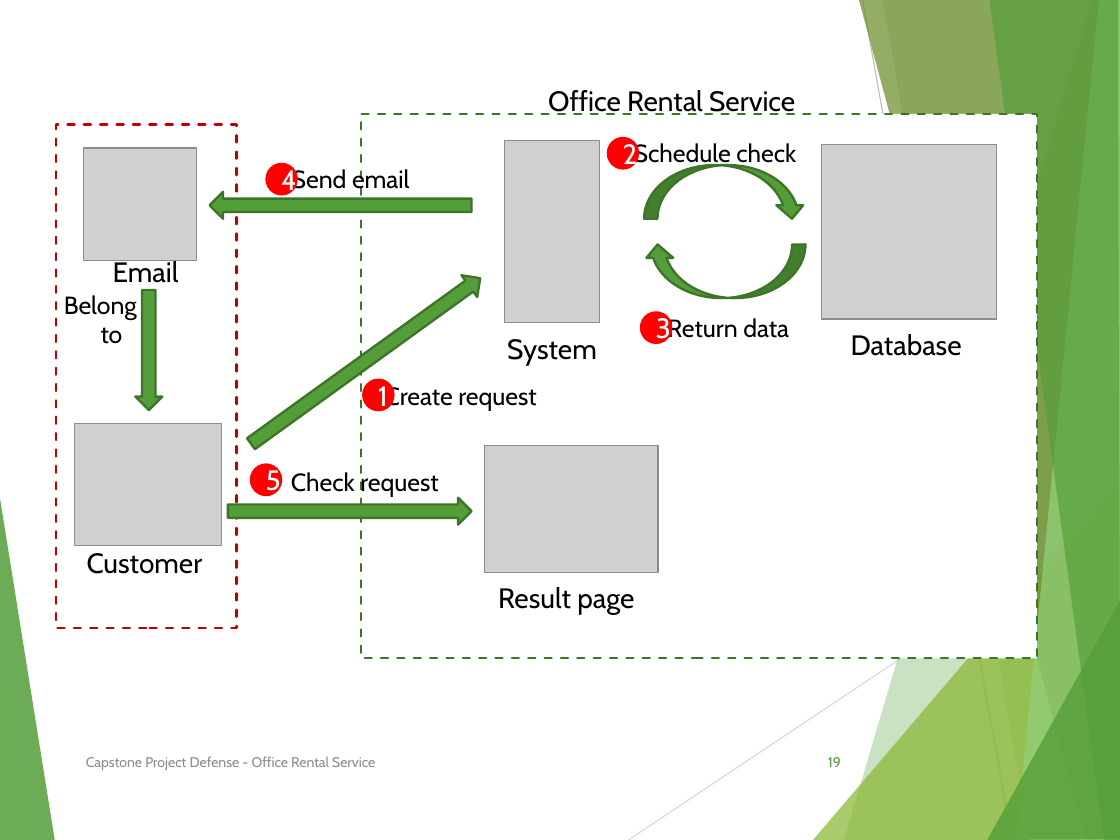
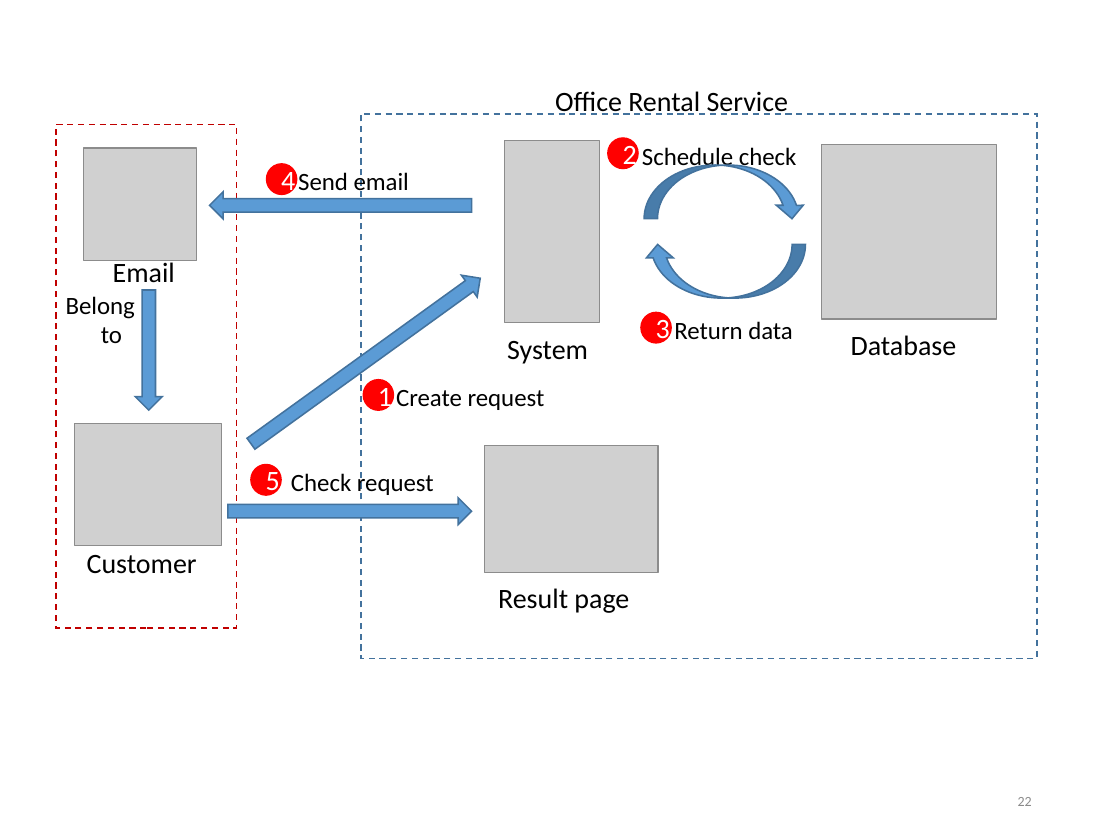
Before and after one commit to tienlx93/capstone-ors, a slide deck: slide 22 of doc/SlidePresentation 2 v3.pptx (slide 19 before the commit). Drawn at 1120x840 pixels with LibreOffice and Linux fonts; fonts in the diff are those of the drawing; grey boxes stand for pictures. Boxes give left, top, right and bottom in pixels: in the first picture for what was removed or moved away, otherwise in the second. Text is boxed around its words. In the diff, an @@ line names an element or a change of style, - is before the commit and + after.

```diff
--- a/doc/SlidePresentation 2 v3.pptx
+++ b/doc/SlidePresentation 2 v3.pptx
@@ rectangle at [361, 114, 1037, 659]: outline #3E752A 1.5 pt dashed to #43739E 1 pt dashed @@
@@ rectangle at [56, 124, 236, 628]: outline #C00000 1.5 pt dashed to #C00000 1 pt dashed @@
@@ text "Schedule check": place and size @@
-text "Schedule check" at [634, 142, 796, 168]
+text "Schedule check" at [642, 147, 797, 170]
@@ text "Return data": place and size @@
-text "Return data" at [667, 316, 789, 340]
+text "Return data" at [674, 321, 793, 339]
@@ font Cabin to Calibri in 12 elements at [555, 91, 789, 115], [87, 555, 197, 574], [113, 258, 175, 283], [507, 341, 588, 364], [66, 296, 135, 343], [851, 335, 957, 356], [498, 588, 629, 613], [291, 472, 434, 497], [298, 169, 409, 195], [674, 321, 793, 339], [642, 147, 797, 170], [396, 390, 545, 410] @@
@@ text "Create request": place and size @@
-text "Create request" at [385, 385, 536, 411]
+text "Create request" at [396, 390, 545, 410]
@@ font Cabin to Calibri; outline #FF0000 1.5 pt to #FF0000 1 pt in 5 elements at [363, 380, 393, 410], [608, 138, 638, 168], [641, 312, 671, 343], [267, 164, 297, 194], [251, 465, 281, 495] @@
@@ fill #549E39 to #5B9BD5; outline #3E752A 1.5 pt to #43739E 1 pt in 6 elements at [243, 267, 487, 454], [135, 291, 162, 410], [644, 165, 805, 218], [644, 244, 805, 298], [209, 192, 472, 218], [227, 497, 472, 524] @@
@@ group removed at [0, 0, 1120, 840]: 8 freeform shapes, 2 lines @@
@@ text removed at [86, 756, 375, 771] @@
-Capstone Project Defense - Office Rental Service
@@ page number removed at [828, 757, 841, 767] @@
-19
@@ page number added at [1018, 797, 1032, 806], 9 pt, text #8C8C8C @@
+22
```
Also in this commit, not shown: 34 other slides changed, 5 slides added, 2 slides removed.
